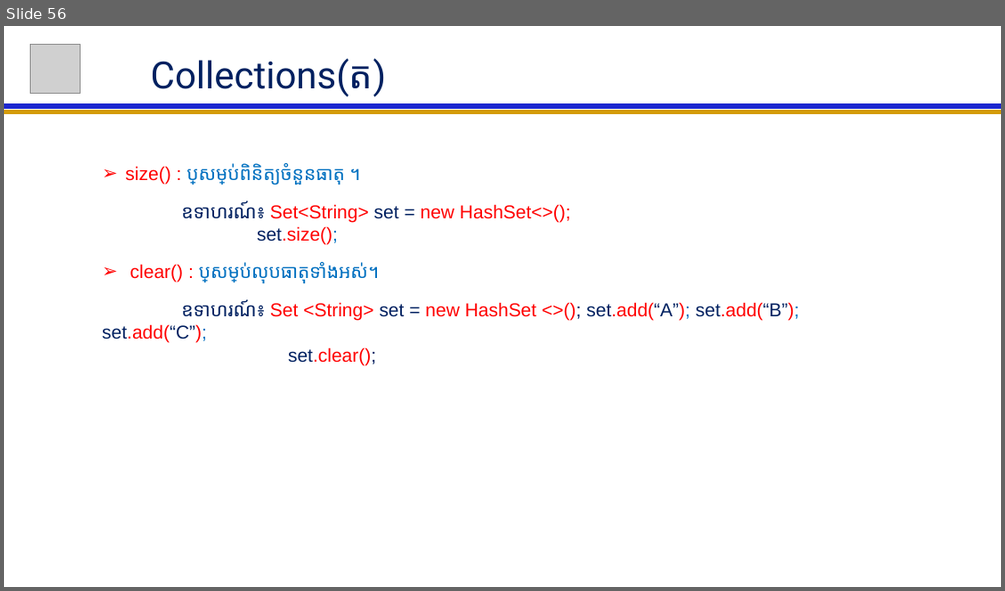
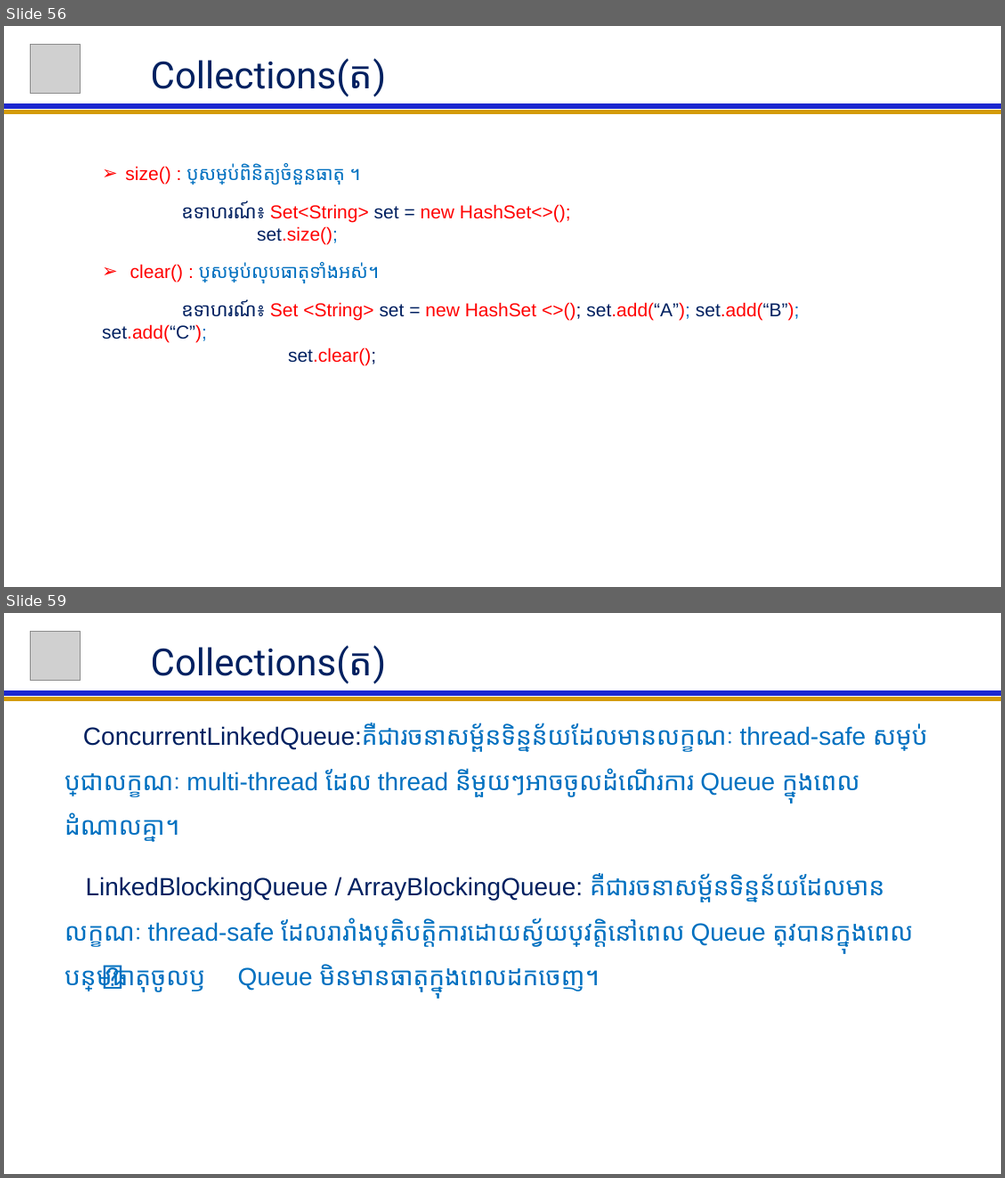
Before and after one commit to NGOUNCHHENGHY/ACLEDA-Java-For-Beginer, a slide deck: Java For Beginer Lession.pptx. Shown one above the other, each under a label of ours: slide 56 before the commit, slides 56 and 59 after it; the slides between them are not shown. The pictures are 1005x591 and 1005x1178 pixels, drawn with LibreOffice and Linux fonts; fonts in the diff are those of the drawing; grey boxes stand for pictures. Boxes give left, top, right and bottom in pixels: in the first picture for what was removed or moved away, otherwise in the second. Text is boxed around its words. In the diff, an @@ line names an element or a change of style, - is before the commit and + after.

```diff
--- a/Java For Beginer Lession.pptx
+++ b/Java For Beginer Lession.pptx
@@ slide 59 added at (4,613,1001,1174), background #FFFFFF @@
@@ picture added at (31,631,81,681) @@
@@ title added at (151,645,386,684), 36 pt, text #002060 @@
+Collections(ត)
@@ line added from (4, 699) to (1001, 699), #D49B06 4.5 pt @@
@@ line added from (4, 693) to (1001, 693), #1C27CF 4.5 pt @@
@@ subtitle added at (65,722,926,992), 24 pt, text #0070C0 @@
+ConcurrentLinkedQueue:គឺជារចនាសម្ព័នទិន្នន័យដែលមានលក្ខណៈ thread-safe សម្រាប់ប្រើជាលក្ខណៈ multi-thread ដែល thread នីមួយៗអាចចូលដំណើរការ Queue ក្នុងពេលដំណាលគ្នា។
+LinkedBlockingQueue / ArrayBlockingQueue: គឺជារចនាសម្ព័នទិន្នន័យដែលមានលក្ខណៈ thread-safe ដែលរារាំងប្រតិបត្តិការដោយស្វ័យប្រវត្តិនៅពេល Queue ត្រូវបានក្នុងពេលបន្ថែមធាតុចូល ឫ Queue មិនមានធាតុក្នុងពេលដកចេញ។
```
Also in this commit, not shown: 3 slides changed, 16 other slides added.
